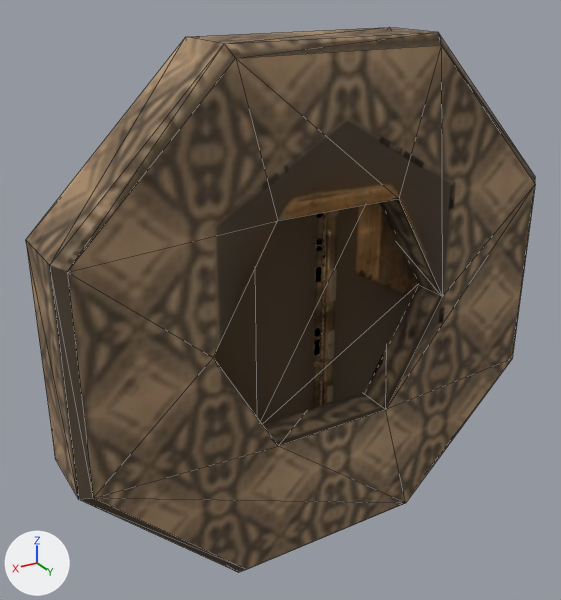
The glTF model godot/project/assets/forest_rescue/props/lf_artifact_bronze_seal.glb, before and after one commit.
The view is the same before and after, from a camera (50 mm lens) standing at (0.157, 0.239, 0.125) and looking at (0.007, -0.01, 0.001). The lights are fixed; the arrows at lower left show +X, +Y and +Z. The picture after the commit comes second. Mesh edges are drawn as thin lines. Objects named as collision shapes, trigger or cutter boxes, shadow casters or lower levels of detail are left out. Where no turn or scale is listed for an object, it has been applied to the vertices. Vertices at exactly the same position are counted once.

In view in the first picture: 'lf_artifact_bronze_seal_socket_LOD0'.
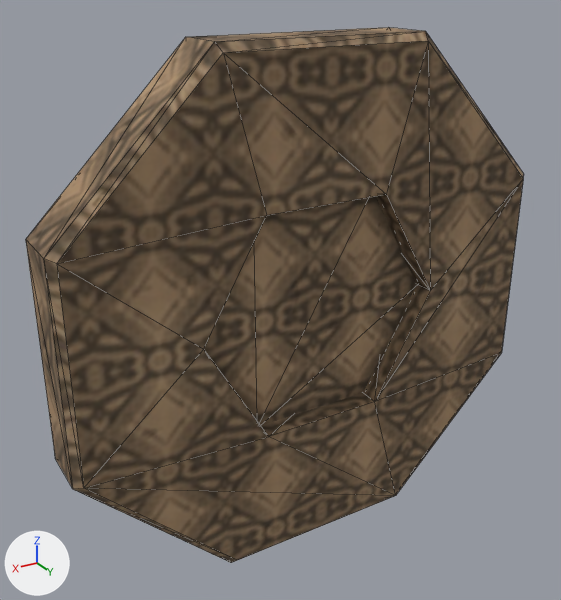
The newer file is also rescaled (x1.3), turned or shifted as a whole; pictures and numbers use the older file's frame.

What the commit changed:
me_lf_artifact_bronze_seal_socket_lod0 is used by ob_lf_artifact_bronze_seal_socket_lod0; location (0.0, 0.0, 0.0).
me_lf_artifact_bronze_seal_socket_lod0 had 56 vertices, 108 faces and spanned x -0.103..0.103, y -0.016..0.02, z -0.103..0.103.
me_lf_artifact_bronze_seal_socket_lod0 now has 56 vertices, 108 faces and spans x -0.103..0.103, y -0.015..0.012, z -0.103..0.103.
me_lf_artifact_bronze_seal_socket_lod0 part 1: the loose piece of 44 vertices spanning x -0.103..0.103, y -0.016..0.02, z -0.103..0.103 is scaled about its middle by (1, 0.769, 1), then moved by (0.0, -0.003, 0.0).
me_lf_artifact_bronze_seal_socket_lod0 part 2: texture (UV) coordinates of 108 of 108 faces, centred in x -0.103..0.103, y -0.016..0.02, z -0.103..0.103, changed; they spanned u -0.1..0.69, v -0.1..0.1 and now span u -0.13..0.89, v -0.13..0.13.
Other edits to the shape of me_lf_artifact_bronze_seal_socket_lod0 do not show in these pictures.

Pixel boxes [x1, y1, x2, y2] of what changed, in the pictures (561 x 600 px; the box of a moved part takes in the faces that stretch with it):
'lf_artifact_bronze_seal_socket_LOD0', reshaped, surface changed (lighter)
    before: [26, 27, 535, 573]
    after: [26, 27, 524, 563]
part 1 of me_lf_artifact_bronze_seal_socket_lod0, moved or reshaped
    before: [26, 27, 535, 573]
    after: [26, 27, 524, 563]
part 2 of me_lf_artifact_bronze_seal_socket_lod0, surface changed (lighter)
    before: [26, 27, 535, 573]
    after: [26, 27, 524, 563]
